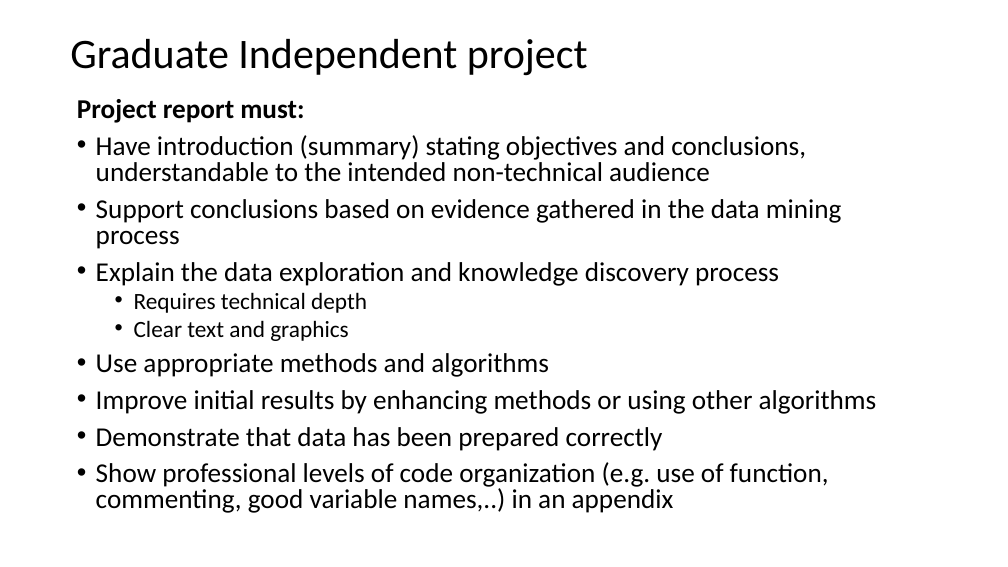
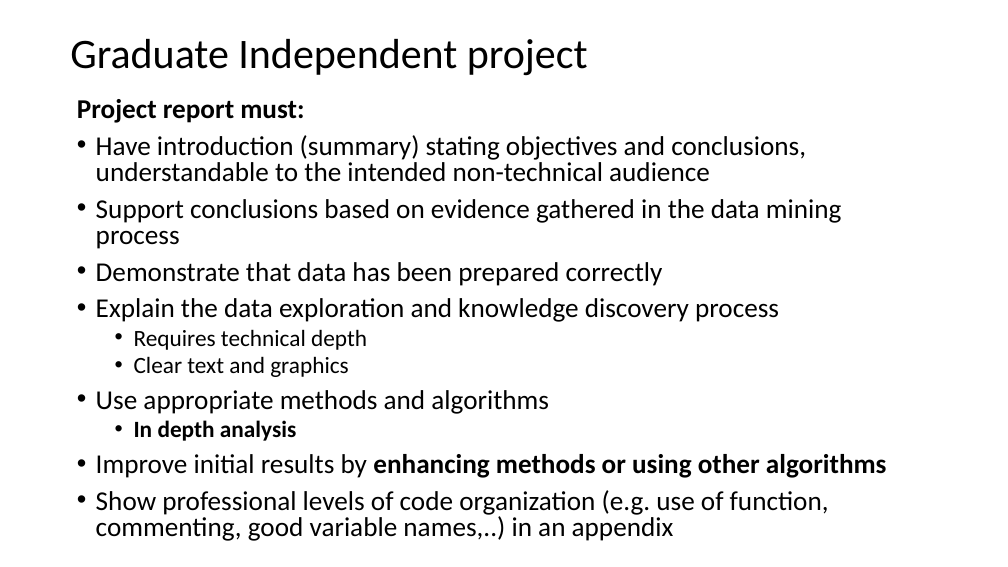
Before and after one commit to StephenElston/CSCI-E-108, a slide deck: slide 44 of slides/2_BigDataComputing.pptx (slide 5 before the commit). Drawn at 1008x567 pixels with LibreOffice and Linux fonts; fonts in the diff are those of the drawing. Boxes give left, top, right and bottom in pixels: in the first picture for what was removed or moved away, otherwise in the second. Text is boxed around its words. In the diff, an @@ line names an element or a change of style, - is before the commit and + after.

```diff
--- a/slides/2_BigDataComputing.pptx
+++ b/slides/2_BigDataComputing.pptx
@@ text at bbox=[96, 262, 663, 286]: paragraph added @@
+• Demonstrate that data has been prepared correctly
@@ text at bbox=[96, 427, 663, 451]: paragraph removed @@
-• Demonstrate that data has been prepared correctly
@@ text at bbox=[134, 420, 296, 441]: paragraph added @@
+  • In depth analysis
@@ text at bbox=[96, 454, 887, 478]: bold on in "enhancing methods or using other algorithms" @@
```
Also in this commit, not shown: 5 other slides changed, 1 slide added, 1 other file.
